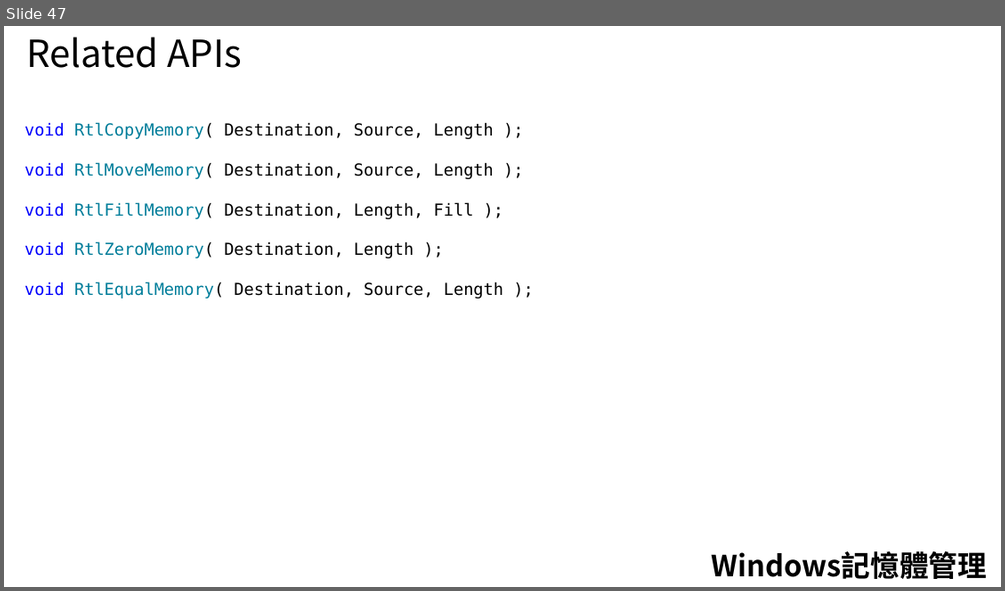
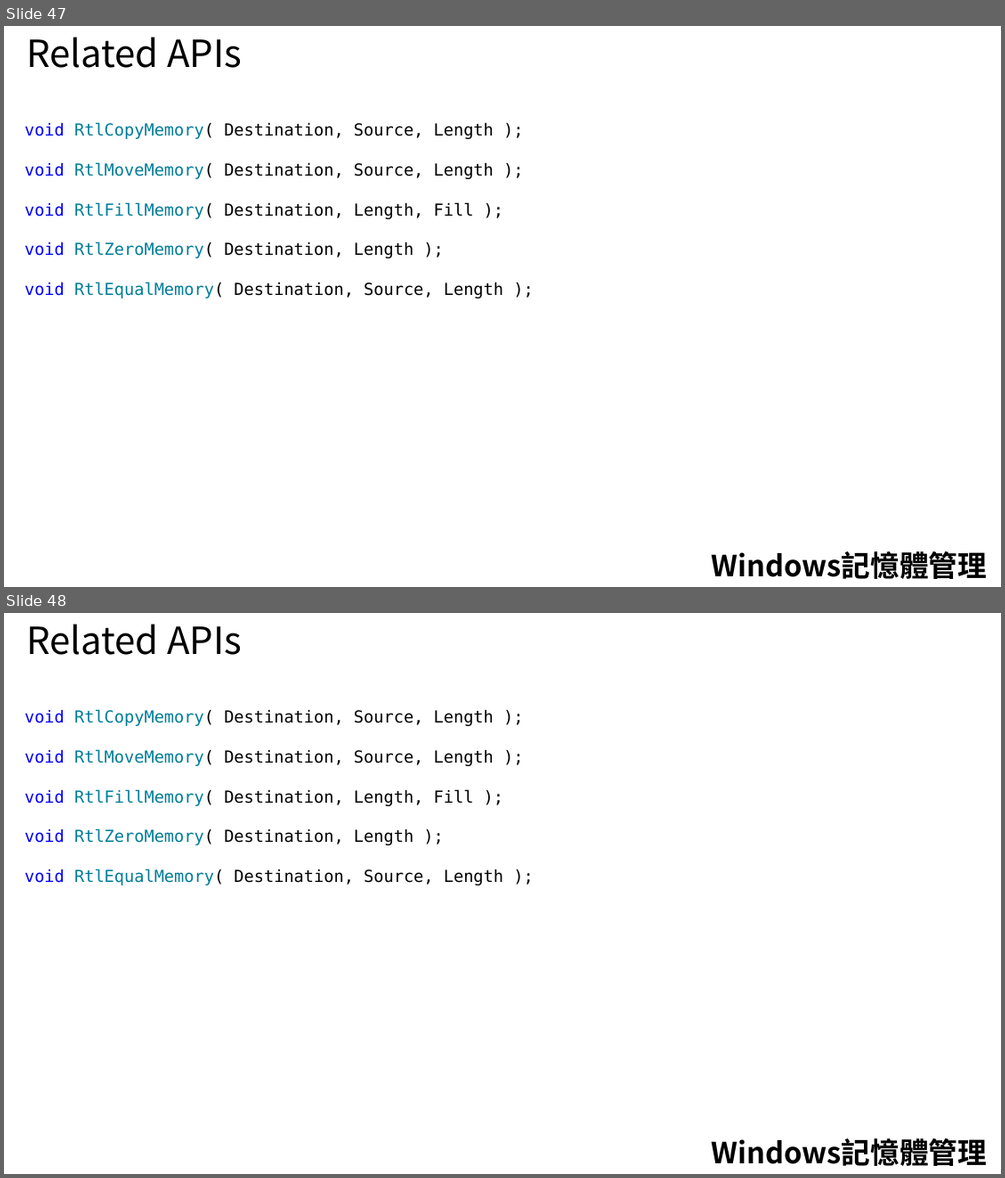
Before and after one commit to 1anhuang/Tutorial, a slide deck: WindowsDriver/Driver(Windows).pptx. Shown one above the other, each under a label of ours: slide 47 before the commit, slides 47 and 48 after it. The pictures are 1005x591 and 1005x1178 pixels, drawn with LibreOffice and Linux fonts; fonts in the diff are those of the drawing. Boxes give left, top, right and bottom in pixels: in the first picture for what was removed or moved away, otherwise in the second. Text is boxed around its words. In the diff, an @@ line names an element or a change of style, - is before the commit and + after.

```diff
--- a/WindowsDriver/Driver(Windows).pptx
+++ b/WindowsDriver/Driver(Windows).pptx
@@ slide 48 added at (4,613,1001,1174), background #FFFFFF @@
@@ text added at (26,624,242,655), 36 pt, text #000000 @@
+Related APIs
@@ text added at (24,709,503,885), 16 pt, text #000000 @@
+void RtlCopyMemory( Destination, Source, Length );
+void RtlMoveMemory( Destination, Source, Length );
+void RtlFillMemory( Destination, Length, Fill );
+void RtlZeroMemory( Destination, Length );
+void RtlEqualMemory( Destination, Source, Length );
@@ text added at (712,1138,987,1166), 28 pt, text #000000, bold @@
+Windows記憶體管理
```
Also in this commit, not shown: 1 slide changed, 5 other slides added.
